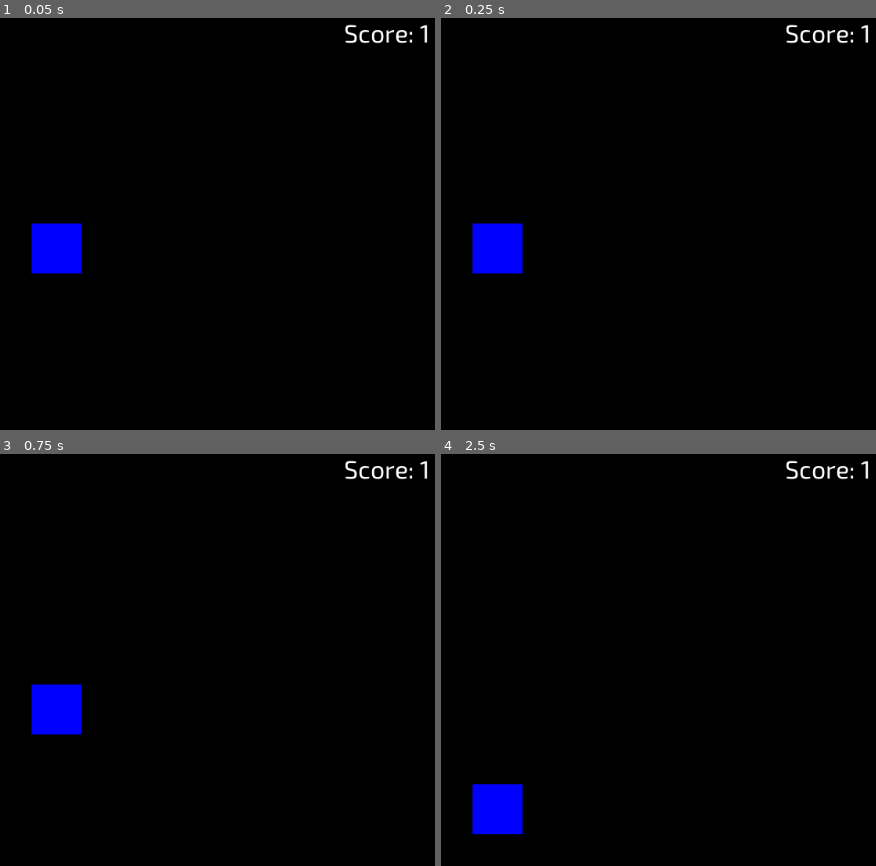
Above: before the commit, frames 1-4 (two rows, left to right).
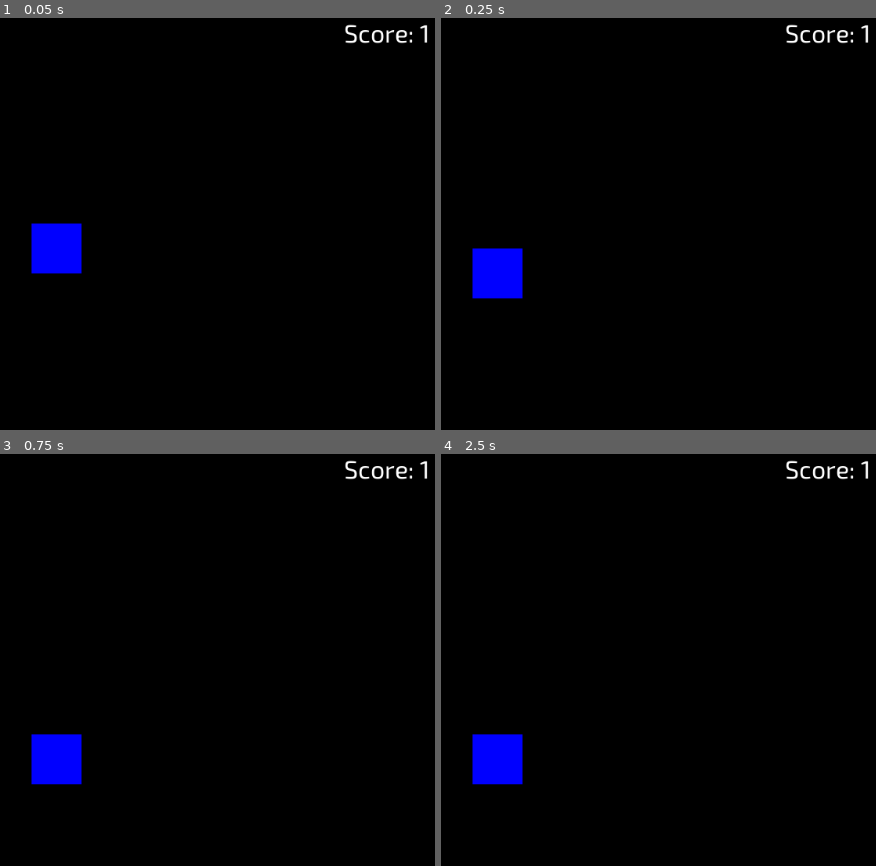
Above: after the commit, the same moments.

Repository: danielcannell/rotatris
Game: Godot game, scene res://Main.tscn
Two runs of this game, one before a commit and one after it. Both use one fixed random seed, a clock stepped at 60 frames per second and the inputs below.
Inputs:
- Up to frame 1 (0.05 s): no input
- Up to frame 2 (0.25 s): no input
- Up to frame 3 (0.75 s): no input
- Up to frame 4 (2.5 s): tap Enter at 1.25 s

Frame 1 is identical in both runs. In frame 2, 1.5% of the frame differs, in the area x 7-19%, y 49-69%; in frame 3, 2.9%, in the area x 7-19%, y 55-81%; in frame 4, 2.9%.

Commit message:
Collision

Diff:
--- a/Block.gd
+++ b/Block.gd
@@ -8,6 +8,12 @@
 
 # Global grid coordinate of the local (0, 0) position
 var coord := [0, 0]
+
+# Unique block ID
+var id := Globals.INVALID_BLOCK_ID
+
+# Has this block been moved this turn?
+var moved := false
 
 
 # shape is Globals.DefaultShapes
@@ -36,6 +42,10 @@
     self.from_shape(randi() % Globals.DefaultShapes.size())
 
 
+func _init():
+    self.id = Globals.allocate_block_id()
+
+
 func _ready():
     update_shape()
 
@@ -60,4 +70,33 @@
 
 # Called every frame. 'delta' is the elapsed time since the previous frame.
 func _process(delta):
-   self.position = BLOCK_SIZE * Vector2(self.coord[0], self.coord[1])
+    self.position = BLOCK_SIZE * Vector2(self.coord[0], self.coord[1])
+
+
+func fill_grid(grid: Dictionary):
+    for square in self.squares:
+        var c := [self.coord[0] + square[0], self.coord[1] + square[1]]
+        grid[c] = self.id
+
+
+func erase_grid(grid: Dictionary):
+    for square in self.squares:
+        var c := [self.coord[0] + square[0], self.coord[1] + square[1]]
+        grid.erase(c)
+
+
+func can_move(grid: Dictionary, step: Array):
+    var new_coord := [self.coord[0] + step[0], self.coord[1] + step[1]]
+
+    for square in self.squares:
+        var c := [new_coord[0] + square[0], new_coord[1] + square[1]]
+        if grid.has(c) and grid[c] != self.id:
+            return false
+
+    return true
+
+
+func move(grid: Dictionary, step: Array):
+    self.erase_grid(grid)
+    self.coord = [self.coord[0] + step[0], self.coord[1] + step[1]]
+    self.fill_grid(grid)
--- a/Globals.gd
+++ b/Globals.gd
@@ -15,3 +15,12 @@
     GREEN,
     RED,
 }
+
+
+const INVALID_BLOCK_ID = 0
+var block_id = 0
+
+
+func allocate_block_id():
+    self.block_id += 1
+    return self.block_id
--- a/Playfield.gd
+++ b/Playfield.gd
@@ -1,7 +1,7 @@
 extends Node2D
 
 
-const TIME_TO_MOVE_1_SQUARE := 0.5
+const TIME_TO_MOVE_1_SQUARE := 0.25
 const MOVES_PER_GRAVITY_CHANGE := int(3 / TIME_TO_MOVE_1_SQUARE)
 const GRID_WIDTH := 10
 
@@ -52,9 +52,29 @@
 
 # Update the grid coordinates of all blocks
 func update_block_positions():
-    for block in blocks:
-        var new_coord = [block.coord[0] + self.gravity[0], block.coord[1] + self.gravity[1]]
-        block.coord = new_coord
+    var grid := {}
+    var done := false
+
+    # Fill in a border
+    var offset := int(GRID_WIDTH / 2)
+    for i in range(GRID_WIDTH):
+        grid[[offset, i]] = Globals.INVALID_BLOCK_ID
+        grid[[-offset, i]] = Globals.INVALID_BLOCK_ID
+        grid[[i, offset]] = Globals.INVALID_BLOCK_ID
+        grid[[i, -offset]] = Globals.INVALID_BLOCK_ID
+
+    for block in self.blocks:
+        block.fill_grid(grid)
+        block.moved = false
+
+    while not done:
+        done = true
+
+        for block in self.blocks:
+            if not block.moved and block.can_move(grid, self.gravity):
+                block.move(grid, self.gravity)
+                block.moved = true
+                done = false
 
 
 func rotate_gravity():
